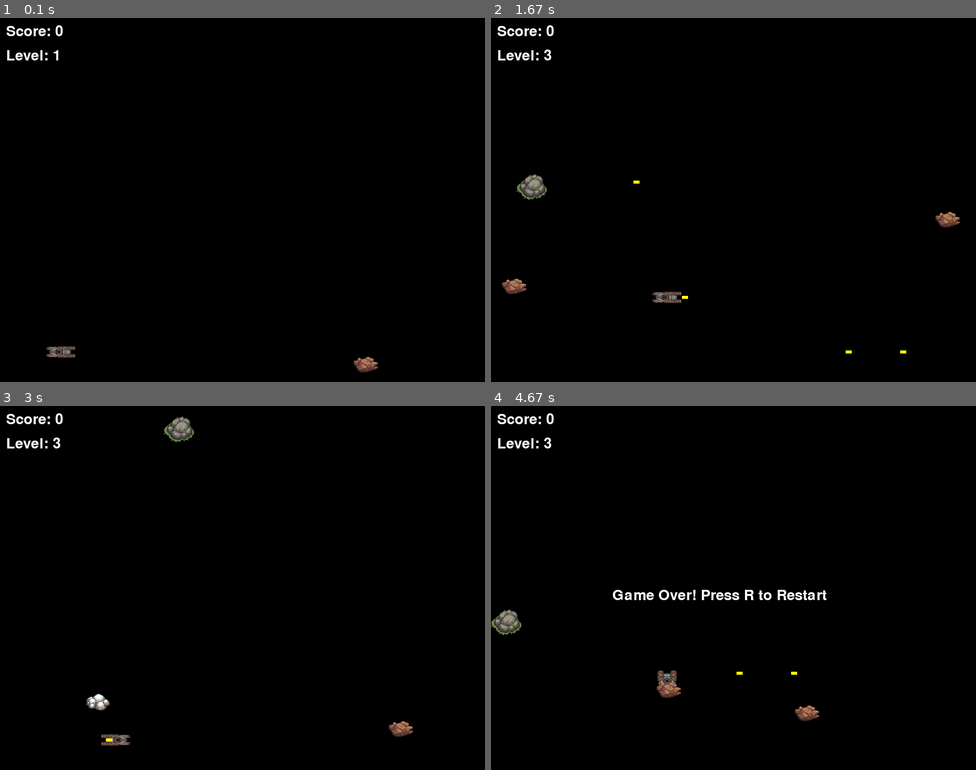
Above: before the commit, frames 1-4 (two rows, left to right).
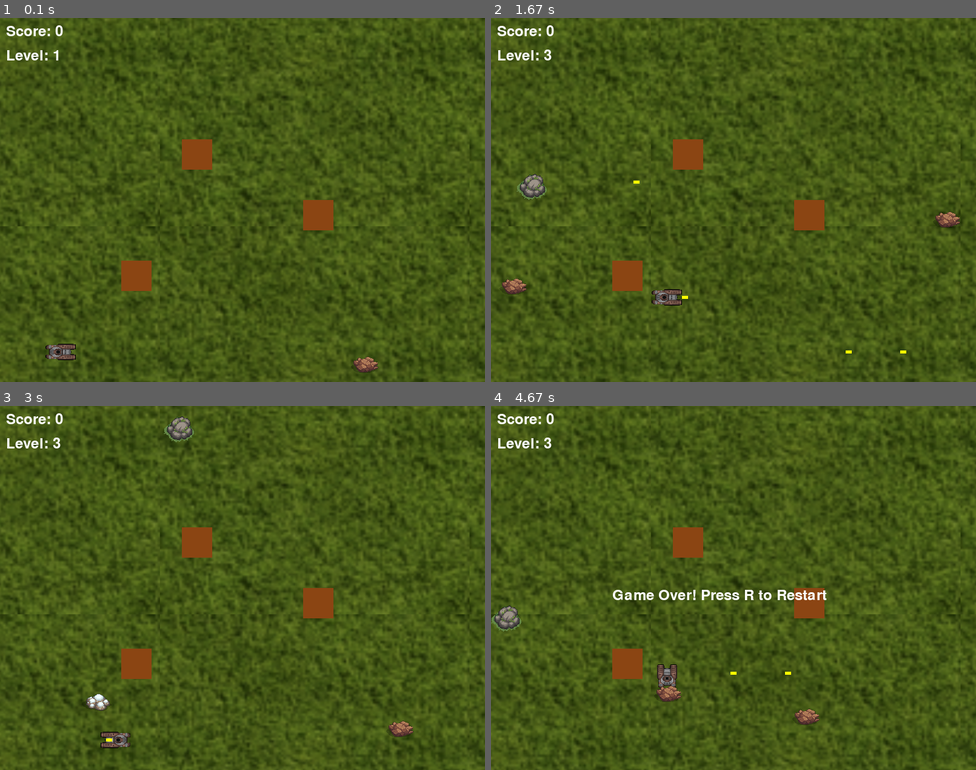
Above: after the commit, the same moments.

Repository: pranjolkoirala/HIT-137-Final-Assessment
Game: pygame game, started from main.py
The game is run twice, just before and just after one commit, with the same random seed, the same clock (stepped at 60 frames per second) and the same inputs.
Inputs:
- Up to frame 1 (0.1 s): no input
- Up to frame 2 (1.67 s): tap Space at 0.33, 0.73, 1.03, 1.23, 1.57 s; hold Right 0.67-1.13 s; tap 1 at 0.82 s; hold Up 1.17-1.47 s; hold Right from 1.5 s (still down)
- Up to frame 3 (3 s): tap Space at 1.87, 2.07, 2.37, 2.63, 2.97 s; release Right at 1.97 s; hold Left 2-2.53 s; tap 1 at 2.15 s; hold Down 2.57-2.87 s; hold Left from 2.9 s (still down)
- Up to frame 4 (4.67 s): tap Space at 3.27, 3.4, 3.8, 4.1, 4.47 s; release Left at 3.3 s; hold Up 3.33-3.7 s; tap 1 at 3.48 s; hold Right 3.73-4.37 s; hold Down from 4.4 s (still down)

The runs differ from the first frame. In frame 1, 100% of the frame differs, in the area x 0-100%, y 0-100%; in frame 2, 99%; in frame 3, 99%; in frame 4, 99%.

Commit message:
added game music

Diff:
--- a/main.py
+++ b/main.py
@@ -3,6 +3,22 @@
 
 # Initialize Pygame
 pygame.init()
+
+#Background music
+pygame.mixer.music.load('./audio/background_music.mp3')
+pygame.mixer.music.set_volume(0.2) # Set volume to 20% of its full level
+pygame.mixer.music.play(-1)  # Loop the music indefinitely
+
+# Shooting Sound
+shooting_sound = pygame.mixer.Sound('./audio/gun_sound.mp3')  # Replace with the path to your sound file
+shooting_sound.set_volume(0.3)  # Adjust the volume as needed
+
+# Hitting Enemy Sound
+hit_enemy = pygame.mixer.Sound('./audio/enemy_hit.mp3')  # Replace with the path to your sound file
+hit_enemy.set_volume(0.3)  # Adjust the volume as needed
+
+
+
 
 # Screen dimensions
 SCREEN_WIDTH = 800
@@ -33,10 +49,10 @@
         self.image_down = pygame.image.load('./images/tank_down.png').convert_alpha()
 
         # Scale images to appropriate size
-        self.image_right = pygame.transform.scale(self.image_right, (50, 30))
-        self.image_left = pygame.transform.scale(self.image_left, (50, 30))
-        self.image_up = pygame.transform.scale(self.image_up, (50, 30))
-        self.image_down = pygame.transform.scale(self.image_down, (50, 30))
+        self.image_right = pygame.transform.scale(self.image_right, (50, 40))
+        self.image_left = pygame.transform.scale(self.image_left, (50, 40))
+        self.image_up = pygame.transform.scale(self.image_up, (50, 40))
+        self.image_down = pygame.transform.scale(self.image_down, (50, 40))
 
         self.image = self.image_right  # Set the initial image
         self.rect = self.image.get_rect()
@@ -75,7 +91,13 @@
         if self.rect.bottom > SCREEN_HEIGHT:
             self.rect.bottom = SCREEN_HEIGHT
 
-
+class Obstacle(pygame.sprite.Sprite):
+    def __init__(self, x, y):
+        super().__init__()
+        self.image = pygame.Surface((50, 50))  # Size of the obstacle
+        self.image.fill((139, 69, 19))  # Brown color for the obstacle
+        self.rect = self.image.get_rect()
+        self.rect.topleft = (x, y)  # Set position of the obstacle
 
 
 class Projectile(pygame.sprite.Sprite):
@@ -136,6 +158,7 @@
         """Decrease health and return True if enemy is killed."""
         self.health -= 1
         if self.health <= 0:
+            hit_enemy.play()
             self.kill()  # Remove enemy if health is 0
             return True  # Indicate that the enemy was killed
         else:
@@ -178,21 +201,31 @@
     enemies_killed = 0
     total_enemies = enemies_per_level_1  # Start with Level 1 enemy count
 
+
+    # Background Image
+    background_image = pygame.image.load('./images/background.png').convert()
+
     player = PlayerTank(100, SCREEN_HEIGHT - 50)
     player_group = pygame.sprite.Group(player)
 
     projectiles = pygame.sprite.Group()
     enemies = pygame.sprite.Group()
+    obstacles = pygame.sprite.Group()
     boss = None
-
+    score = 0
+    running = True
+    game_over = False
     # Create initial enemies for level 1
     for _ in range(total_enemies):
         enemy = EnemyTank(random.randint(100, 700), random.randint(50, SCREEN_HEIGHT - 50), level)
         enemies.add(enemy)
 
-    score = 0
-    running = True
-    game_over = False
+
+
+    # Add some obstacles at specific positions (x, y)
+    obstacles.add(Obstacle(300, 200))
+    obstacles.add(Obstacle(500, 300))
+    obstacles.add(Obstacle(200, 400))
 
     while running:
         for event in pygame.event.get():
@@ -203,6 +236,9 @@
                     # Create a projectile that fires in the direction the tank is facing
                     projectile = Projectile(player.rect.centerx, player.rect.centery, player.direction)
                     projectiles.add(projectile)
+                    # play the shooting sound
+                    shooting_sound.play()
+
 
                 # Jump to Level 3 if '1' is pressed
                 if event.key == pygame.K_1:
@@ -263,10 +299,11 @@
                     enemies.add(enemy)
 
         # Draw everything
-        screen.fill(BLACK)  # Clear screen with black color
+        screen.blit(background_image, (0, 0))  # Draw the background image
         player_group.draw(screen)
         projectiles.draw(screen)
         enemies.draw(screen)
+        obstacles.draw(screen)
 
         # Display score
         font = pygame.font.Font(None, 36)
Binary file added: images/background.png
Not shown, added: audio/background_music.mp3
Not shown, added: audio/enemy_hit.mp3
Not shown, added: audio/gun_sound.mp3
